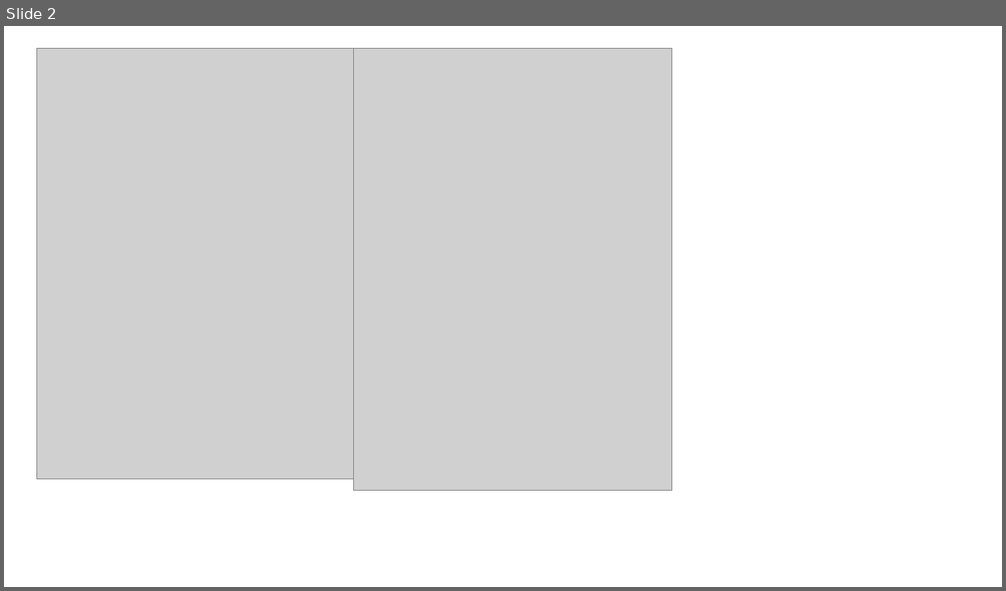
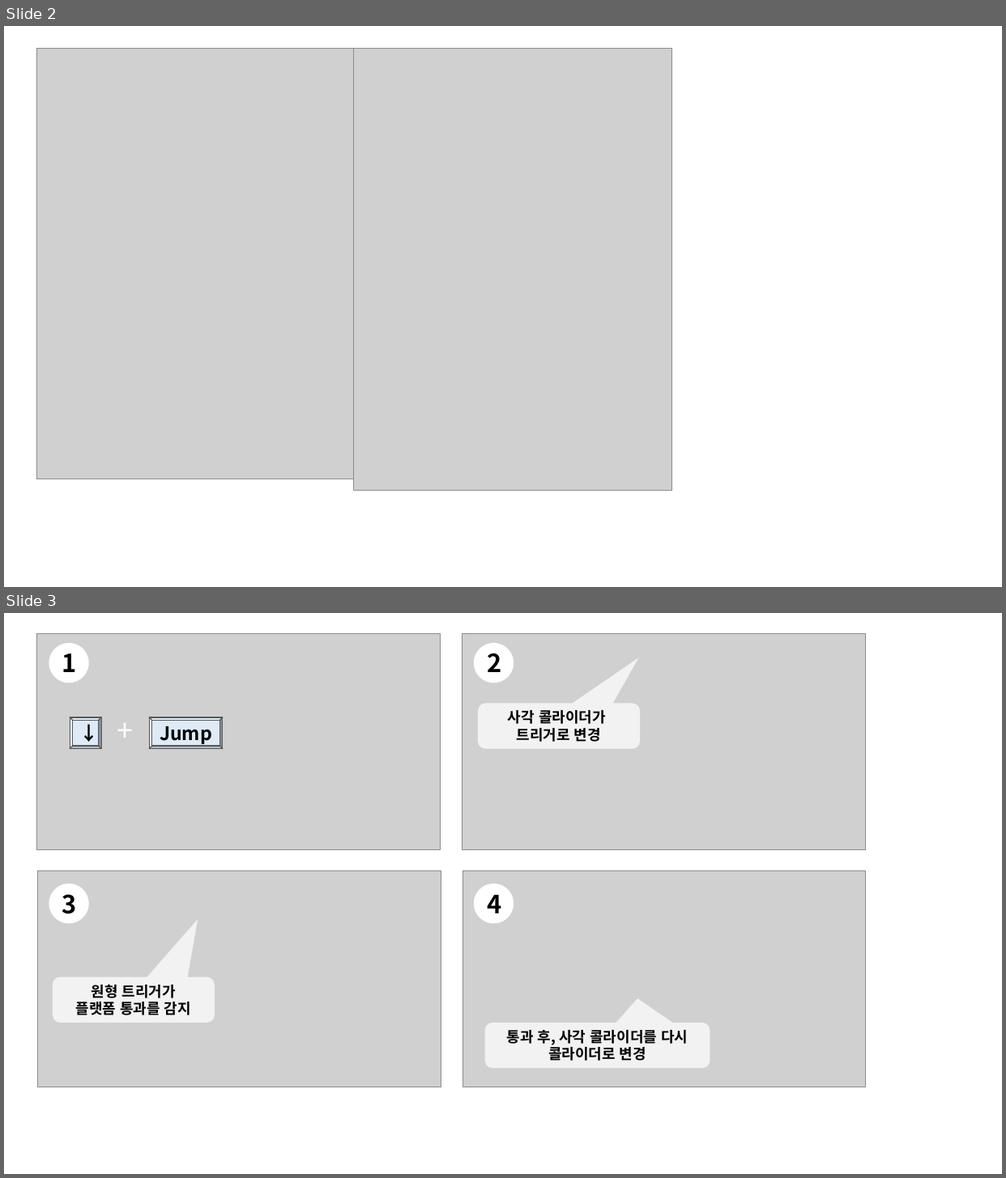
Before and after one commit to Hangeol-Chang/Hangeol-chang.github.io, a slide deck: assets/img/drawings.pptx. Shown one above the other, each under a label of ours: slide 2 before the commit, slides 2 and 3 after it. The pictures are 1006x591 and 1006x1178 pixels, drawn with LibreOffice and Linux fonts; fonts in the diff are those of the drawing; grey boxes stand for pictures; background and template pictures are left out. Boxes give left, top, right and bottom in pixels: in the first picture for what was removed or moved away, otherwise in the second. Text is boxed around its words. In the diff, an @@ line names an element or a change of style, - is before the commit and + after.

```diff
--- a/assets/img/drawings.pptx
+++ b/assets/img/drawings.pptx
@@ slide 3 added at (x1=4, y1=613, x2=1002, y2=1174), background #FFFFFF @@
@@ group added at (x1=37, y1=634, x2=866, y2=1087): 4 pictures, 4 ellipses, 3 rounded speech boxes, 2 bevels, 1 text @@
+1
+2
+4
+3
+↓
+Jump
++
+사각 콜라이더가
+트리거로 변경
+원형 트리거가
+플랫폼 통과를 감지
+통과 후, 사각 콜라이더를 다시
+콜라이더로 변경
```
Also in this commit, not shown: 5 other files.
